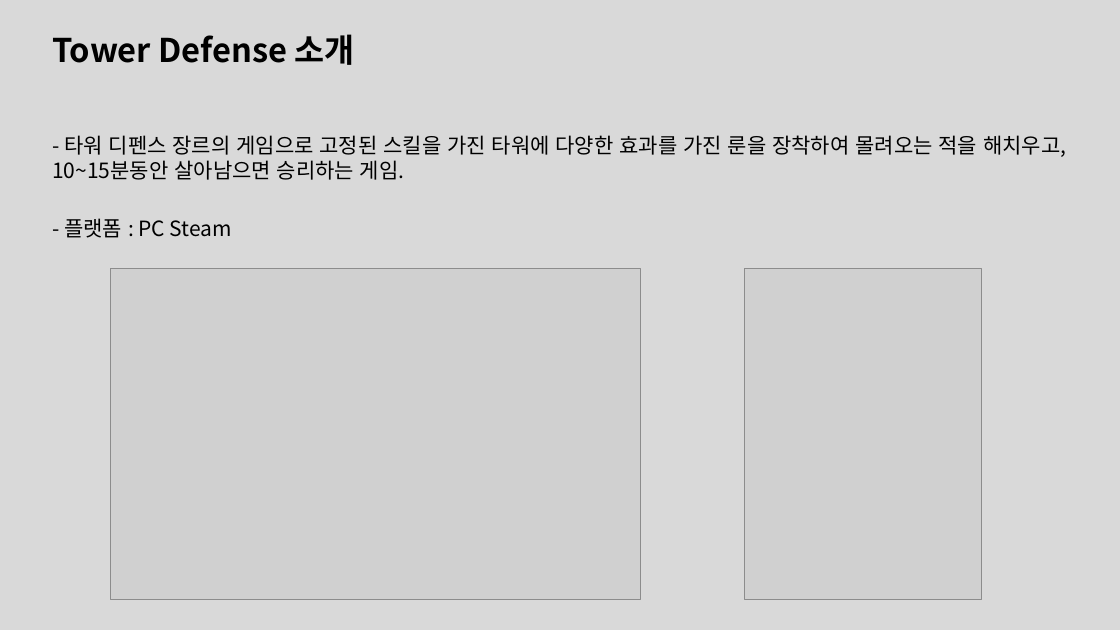
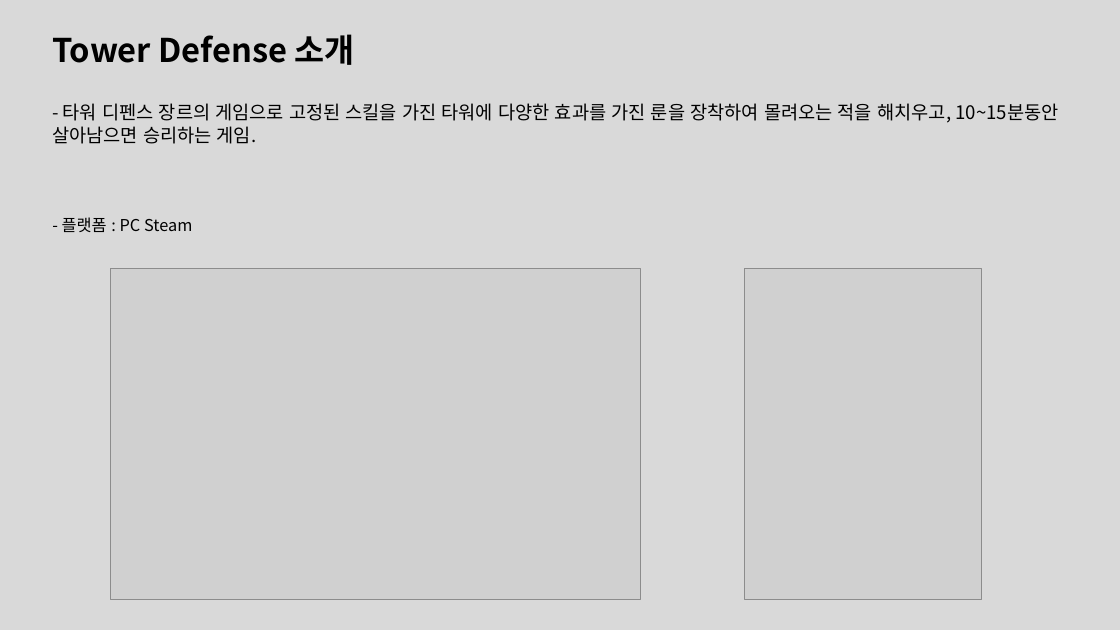
Before and after one commit to leejaepyeong/ProjectB, a slide deck: slide 3 of 기획서/Tower Defense.pptx. Drawn at 1120x630 pixels with LibreOffice and Linux fonts; fonts in the diff are those of the drawing; grey boxes stand for pictures. Boxes give left, top, right and bottom in pixels: in the first picture for what was removed or moved away, otherwise in the second. Text is boxed around its words. In the diff, an @@ line names an element or a change of style, - is before the commit and + after.

```diff
--- a/기획서/Tower Defense.pptx
+++ b/기획서/Tower Defense.pptx
@@ text "- 타워 디펜스 장르의 게임으로 ...": place and size @@
-text "- 타워 디펜스 장르의 게임으로 ..." at (52,135,1066,180)
+text "- 타워 디펜스 장르의 게임으로 ..." at (52,103,1058,144)
@@ text "- 타워 디펜스 장르의 게임으로 ..." at (52,103,1058,144): size 18 to 16 pt @@
@@ text "- 플랫폼 : PC Steam" at (62,217,192,232): size 18 to 14 pt @@
```
Also in this commit, not shown: 4 other slides changed, 6 slides added, 4 other files.
